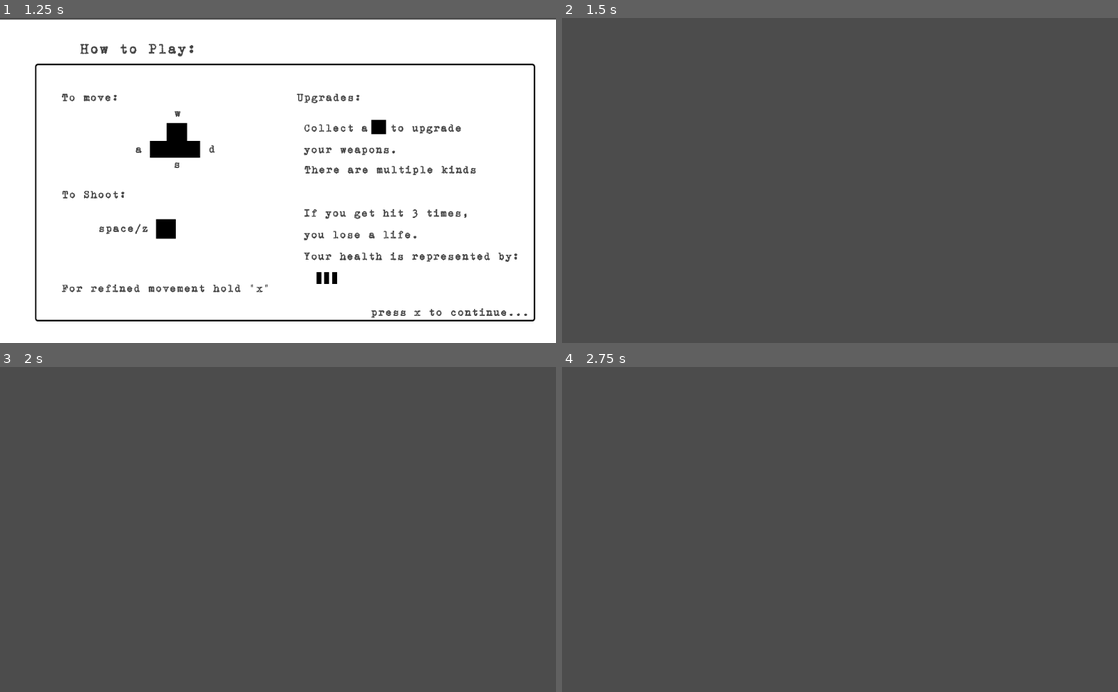
Above: before the commit, frames 1-4 (two rows, left to right).
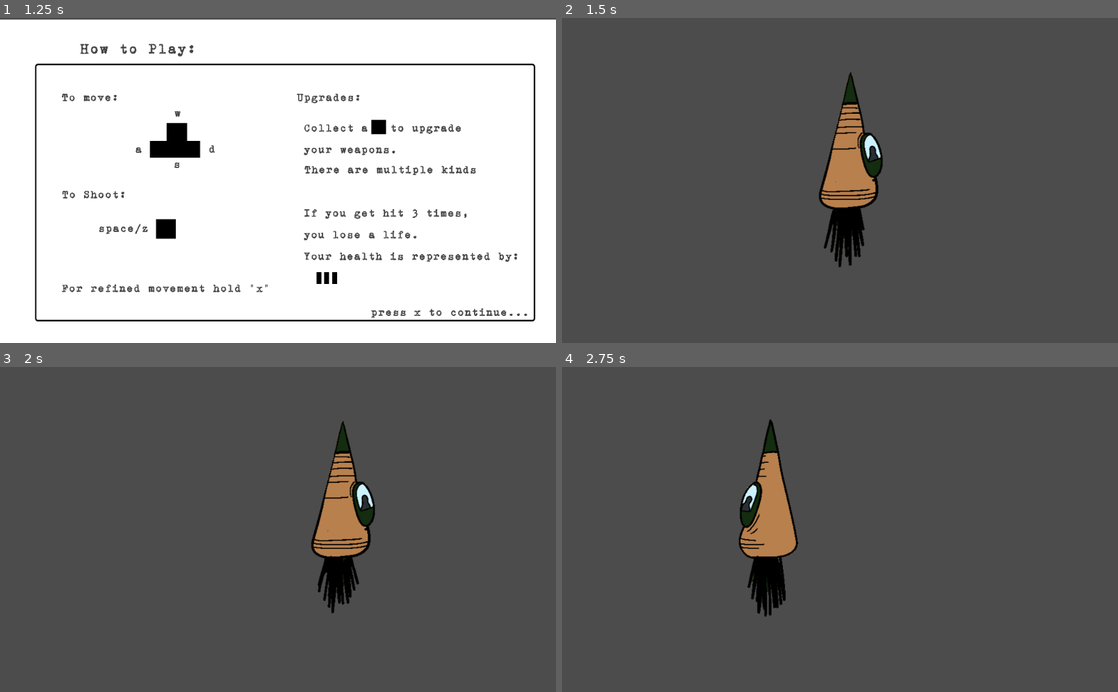
Above: after the commit, the same moments.

Repository: Hexadoon/meal-invaders
Game: Godot game, scene res://title_screen/Title Screen.tscn
Same seed, same stepped clock (60 frames per second), same inputs: the game is played once before the commit and once after it.
Inputs:
- Up to frame 1 (1.25 s): click "Start" at 0.5 s
- Up to frame 2 (1.5 s): tap Enter at 1.25 s; hold Right (ui_right) from 1.28 s (still down); hold X (ui_x) from 1.28 s (still down)
- Up to frame 3 (2 s): keep holding Right (ui_right); keep holding X (ui_x)
- Up to frame 4 (2.75 s): release Right (ui_right) at 2.03 s; release X (ui_x) at 2.03 s; hold Left (ui_left) from 2.03 s (still down); tap X (ui_x) at 2.1 s

Frame 1 is identical in both runs. In frame 2, 3.6% of the frame differs, in the area x 46-58%, y 16-77%; in frame 3, 3.5%; in frame 4, 3.6%.

Commit message:
Added refined movement

Diff:
--- a/level_1/Level 1.tscn
+++ b/level_1/Level 1.tscn
@@ -1,3 +1,7 @@
-[gd_scene format=2]
+[gd_scene load_steps=2 format=2]
+
+[ext_resource path="res://player/Player.tscn" type="PackedScene" id=1]
 
 [node name="Level 1" type="Node2D"]
+
+[node name="Player" parent="." instance=ExtResource( 1 )]
--- a/player/Player.gd
+++ b/player/Player.gd
@@ -1,6 +1,7 @@
 extends KinematicBody2D
 
-const SPEED = 300
+const SPEED = 400
+const REFINED_SPEED = 200
 
 var motion = Vector2()
 
@@ -10,13 +11,24 @@
 	elif Input.is_action_just_pressed("ui_right"):
 		$AnimatedSprite.play("right")
 	else:
-		if Input.is_action_pressed("ui_left"):
-			motion.x = -SPEED
-			$AnimatedSprite.play("idle_left")
-		elif Input.is_action_pressed("ui_right"):
-			motion.x = SPEED
-			$AnimatedSprite.play("idle_right")
+		if Input.is_action_pressed("ui_x"):
+			if Input.is_action_pressed("ui_left"):
+				motion.x = -REFINED_SPEED
+				$AnimatedSprite.play("idle_left")
+			elif Input.is_action_pressed("ui_right"):
+				motion.x = REFINED_SPEED
+				$AnimatedSprite.play("idle_right")
+			else:
+				motion.x = 0
+				$AnimatedSprite.play("idle")
 		else:
-			motion.x = 0
-			$AnimatedSprite.play("idle")
+			if Input.is_action_pressed("ui_left"):
+				motion.x = -SPEED
+				$AnimatedSprite.play("idle_left")
+			elif Input.is_action_pressed("ui_right"):
+				motion.x = SPEED
+				$AnimatedSprite.play("idle_right")
+			else:
+				motion.x = 0
+				$AnimatedSprite.play("idle")
 	move_and_slide(motion)
--- a/player/Player.tscn
+++ b/player/Player.tscn
@@ -15,14 +15,14 @@
 
 [sub_resource type="SpriteFrames" id=1]
 animations = [ {
+"frames": [ ExtResource( 6 ) ],
+"loop": true,
+"name": "right",
+"speed": 5.0
+}, {
 "frames": [ ExtResource( 5 ) ],
 "loop": true,
 "name": "left",
-"speed": 5.0
-}, {
-"frames": [ ExtResource( 6 ) ],
-"loop": true,
-"name": "right",
 "speed": 5.0
 }, {
 "frames": [ ExtResource( 2 ), ExtResource( 3 ), ExtResource( 1 ) ],
